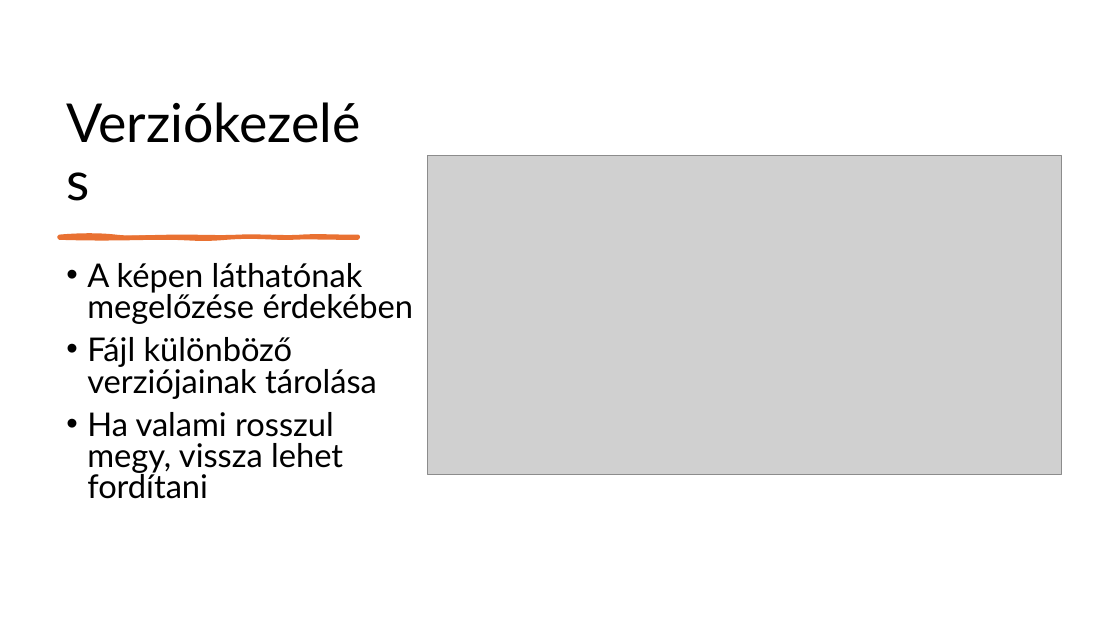
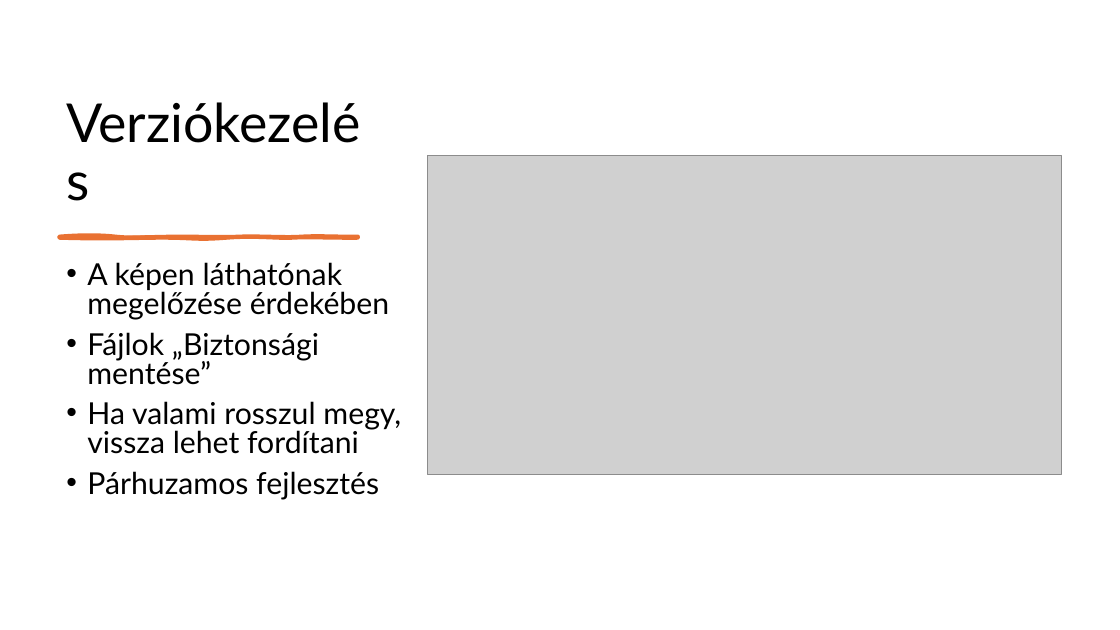
Before and after one commit to Maho-Yoshino/School_Notes, a slide deck: slide 2 of 2025-2026/IKT/github/Github.pptx. Drawn at 1120x630 pixels with LibreOffice and Linux fonts; fonts in the diff are those of the drawing; grey boxes stand for pictures. Boxes give left, top, right and bottom in pixels: in the first picture for what was removed or moved away, otherwise in the second. Text is boxed around its words. In the diff, an @@ line names an element or a change of style, - is before the commit and + after.

```diff
--- a/2025-2026/IKT/github/Github.pptx
+++ b/2025-2026/IKT/github/Github.pptx
@@ text at (87, 262, 401, 454): size 28 to 25.9 pt in "A képen láthatónak megelőzése érdekében", "Ha valami rosszul megy, vissza lehet fordítani" @@
@@ text at (87, 332, 319, 385): text changed; size 28 to 25.9 pt @@
-• Fájl különböző verziójainak tárolása
+• Fájlok „Biztonsági mentése”
@@ text at (87, 471, 379, 500): paragraph added @@
+• Párhuzamos fejlesztés
```
Also in this commit, not shown: 7 other slides changed, 5 slides added, 2 slides removed, 1 other file.
